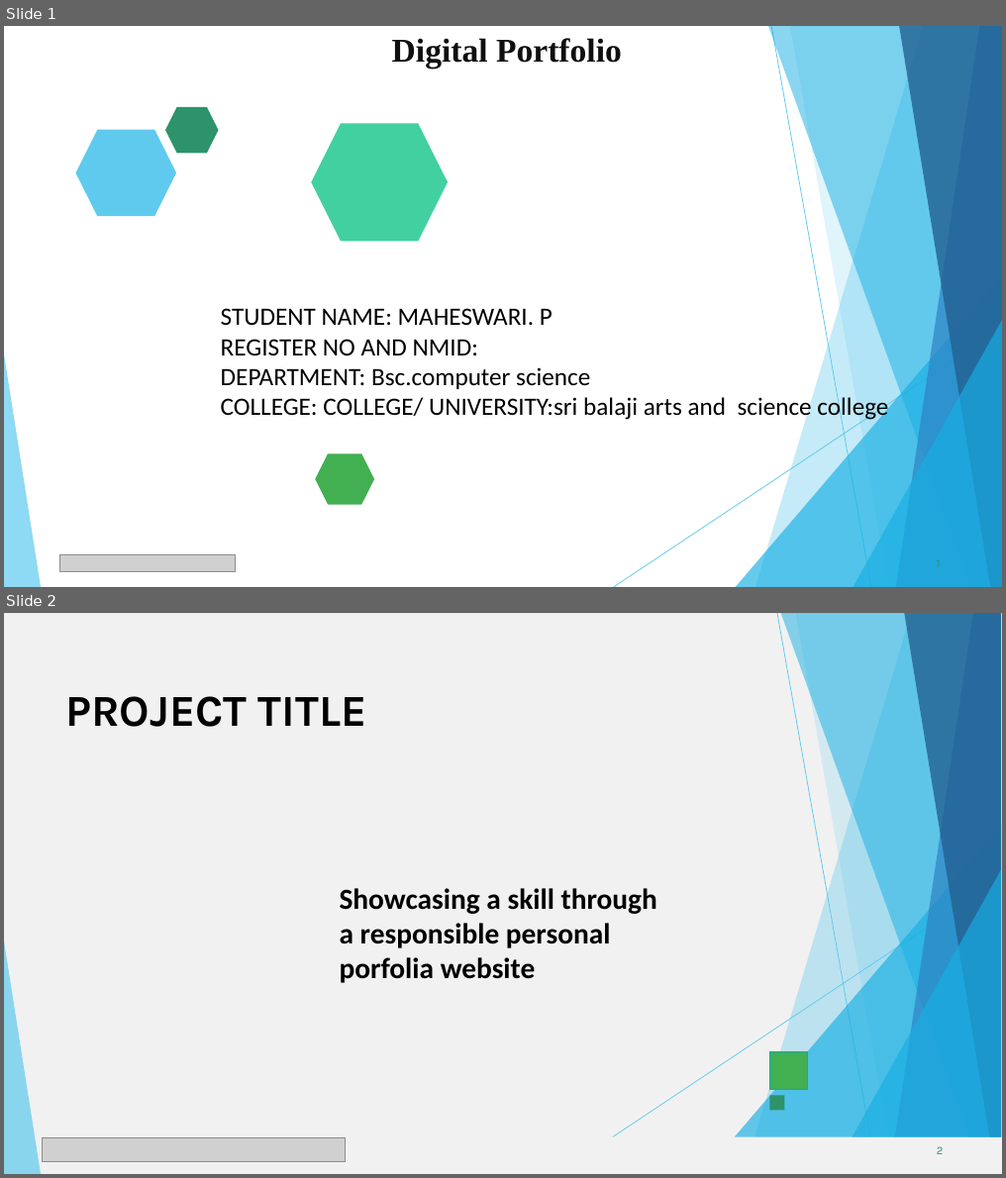
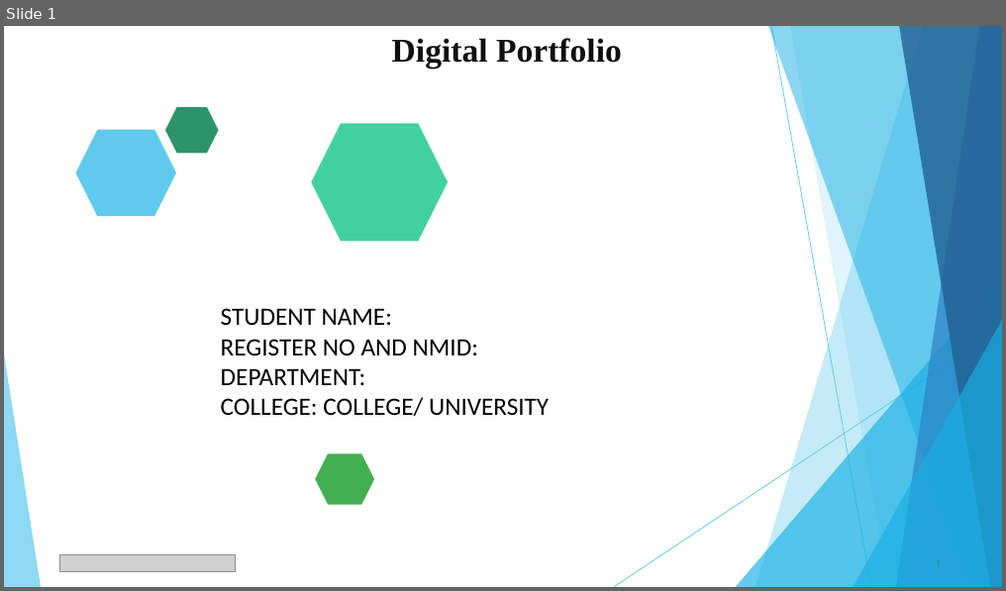
Before and after one commit to mahesh06periyasamy-dot/Maheswari-, a slide deck: PPT FWD TNSDC 2025.pptx. Shown one above the other, each under a label of ours: slides 1 and 2 before the commit, slide 1 after it. The pictures are 1006x1178 and 1006x591 pixels, drawn with LibreOffice and Linux fonts; fonts in the diff are those of the drawing; grey boxes stand for pictures. Boxes give left, top, right and bottom in pixels: in the first picture for what was removed or moved away, otherwise in the second. Text is boxed around its words. In the diff, an @@ line names an element or a change of style, - is before the commit and + after.

```diff
--- a/PPT FWD TNSDC 2025.pptx
+++ b/PPT FWD TNSDC 2025.pptx
@@ slide 2 removed at box(4, 613, 1002, 1174), background #FFFFFF @@
@@ freeform shape removed at box(4, 613, 1002, 1174) @@
@@ title removed at box(65, 696, 367, 727) @@
-PROJECT TITLE
@@ group removed at box(613, 613, 1001, 1138): 9 freeform shapes @@
@@ text removed at box(340, 888, 657, 983) @@
-Showcasing a skill through a responsible personal porfolia website
@@ freeform shape removed at box(4, 942, 41, 1174) @@
@@ freeform shape removed at box(770, 1052, 807, 1089) @@
@@ freeform shape removed at box(770, 1096, 785, 1111) @@
@@ picture removed at box(43, 1138, 346, 1161) @@
@@ page number removed at box(937, 1147, 944, 1155) @@
-2
@@ slide 1 changed as well @@
@@ text at box(221, 308, 392, 326): text changed @@
-STUDENT NAME: MAHESWARI. P
+STUDENT NAME:
@@ text at box(221, 369, 548, 416): text changed @@
-DEPARTMENT: Bsc.computer science
-COLLEGE: COLLEGE/ UNIVERSITY:sri balaji arts and science college
+DEPARTMENT:
+COLLEGE: COLLEGE/ UNIVERSITY
```
Also in this commit, not shown: 7 other slides changed, 3 slides added, 2 other slides removed.
